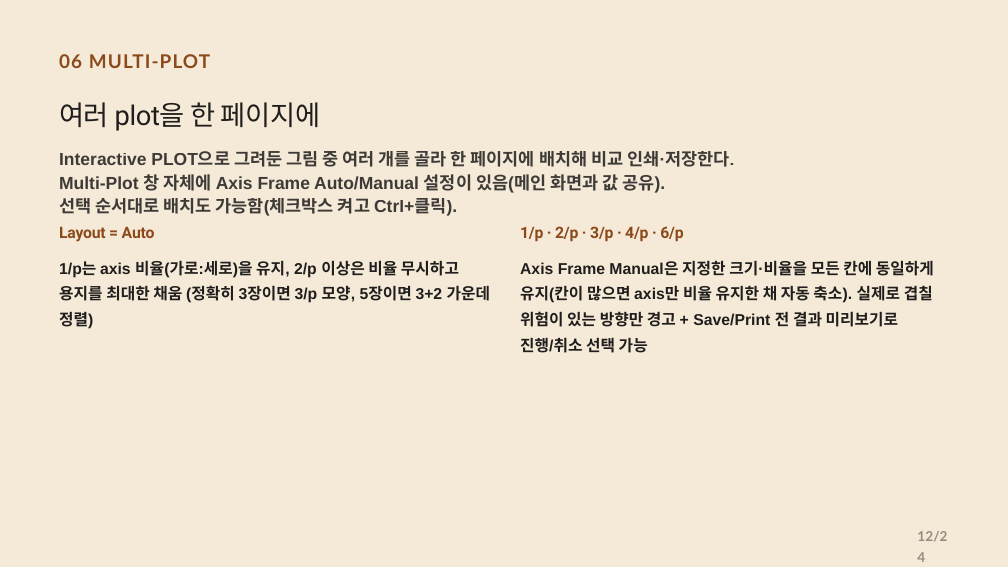
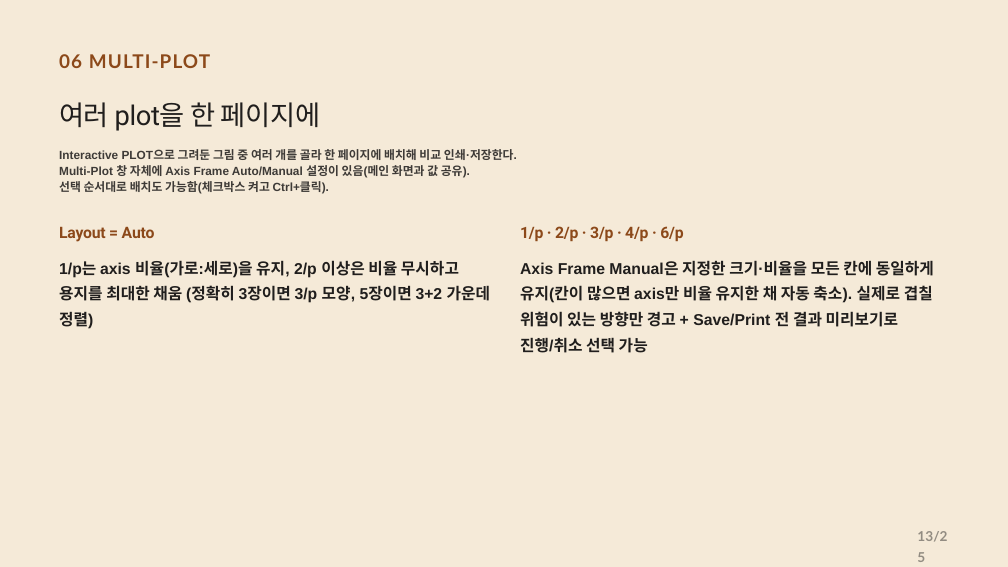
Before and after one commit to CWKIM113/CathPlot_Pub, a slide deck: slide 13 of CathPlot_발표.pptx (slide 12 before the commit). Drawn at 1008x567 pixels with LibreOffice and Linux fonts; fonts in the diff are those of the drawing. Boxes give left, top, right and bottom in pixels: in the first picture for what was removed or moved away, otherwise in the second. Text is boxed around its words. In the diff, an @@ line names an element or a change of style, - is before the commit and + after.

```diff
--- a/CathPlot_발표.pptx
+++ b/CathPlot_발표.pptx
@@ text "Interactive PLOT으로 그려둔 그림 중 ..." at (x1=59, y1=149, x2=517, y2=194): size 25 to 16.9 pt @@
```
Also in this commit, not shown: 23 other slides changed, 1 slide added, 2 other files.
